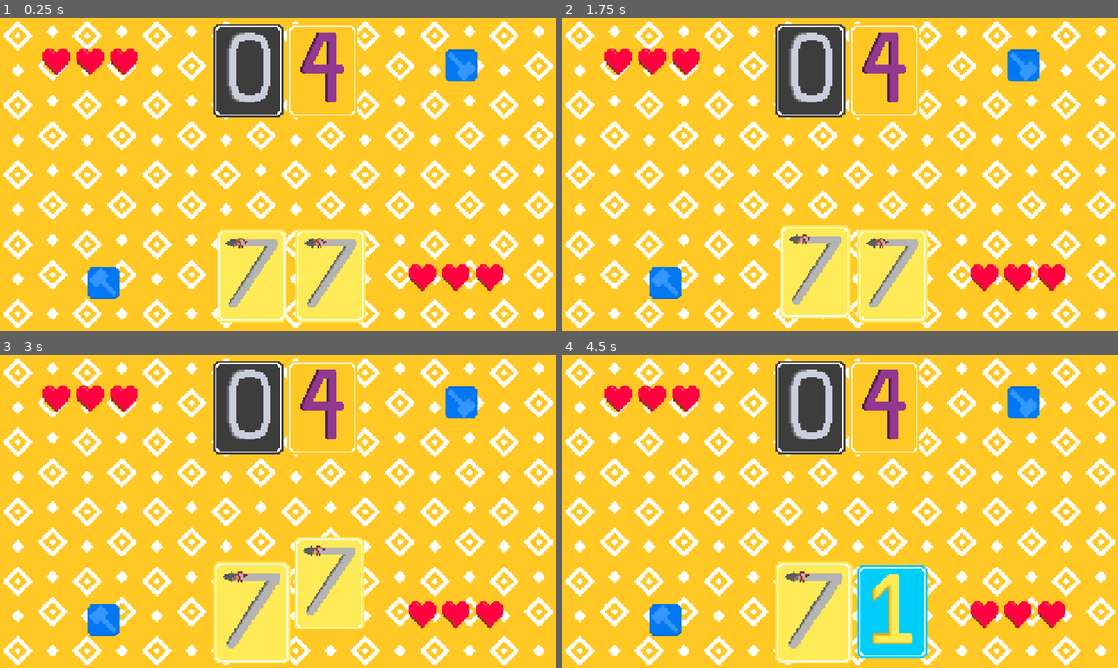
Above: before the commit, frames 1-4 (two rows, left to right).
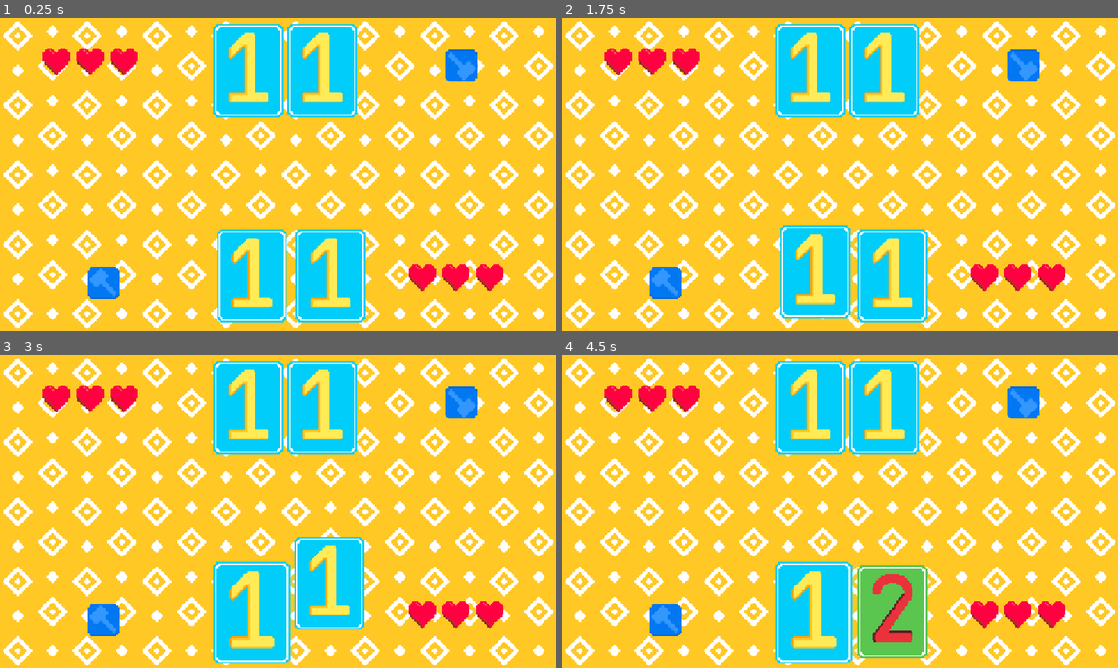
Above: after the commit, the same moments.

Repository: Hex-4/chop-chop-game-thing
Game: Godot game, scene res://dragging.tscn
Two runs of this game, one before a commit and one after it. Both use one fixed random seed, a clock stepped at 60 frames per second and the inputs below.
Inputs (mouse positions are in pixels of both pictures, inside the frame that each line leads up to):
- Up to frame 1 (0.25 s): no input
- Up to frame 2 (1.75 s): tap Enter at 0.5 s; drag from (812, 71) to (812, 274) at 0.52 s; drag from (884, 71) to (812, 274) at 1.27 s
- Up to frame 3 (3 s): click (250, 611) at 2.17 s; tap Space at 2.75 s; drag from (328, 611) to (322, 408) at 2.77 s
- Up to frame 4 (4.5 s): move the mouse to (1006, 558) at 3.52 s; click (1006, 558) at 3.67 s; drag from (673, 464) to (812, 611) at 4.27 s

The runs differ from the first frame. In frame 1, 13% of the frame differs, in the area x 38-66%, y 2-98%; in frame 2, 13%; in frame 3, 14%; in frame 4, 14%, in the area x 38-66%, y 2-99%.

Commit message:
preliminary multiplayer support

Diff:
--- a/card.gd
+++ b/card.gd
@@ -58,7 +58,7 @@
 
 func _input(event):
 	if not manager.ended:
-		if event is InputEventMouseMotion or event is InputEventMouseButton:
+		if (event is InputEventMouseMotion or event is InputEventMouseButton) and get_parent().name == "Bottom team":
 			var shape_global_rect = $CollisionShape2D.shape.get_rect()
 			shape_global_rect = Rect2(shape_global_rect.position + position, shape_global_rect.size)
 			if shape_global_rect.has_point(event.position):
@@ -126,6 +126,15 @@
 		active = false
 		tween.tween_property(self, "scale", Vector2(1,1), 0.2).set_trans(Tween.TRANS_CUBIC).set_ease(Tween.EASE_OUT)
 	swap(first_card)
+	if first_card and first_card.team != team:
+		var r = {
+			"t": "SWAP",
+			"from": int(str(name)[-1]) - 1, # Get last character of name, turn that into an int and subtract 1 so it's zero based
+			"to": int(str(first_card.name)[-1]) - 1, # You are very lucky that past you thought to comment this code.
+			"id": manager.player_id
+		}
+
+		manager.send(r)
 
 
 
@@ -138,6 +147,7 @@
 
 func swap(card: Node):
 	if card:
+		print("swapping - there's a card!")
 		if card.team != team and (not card.animating) and (not animating):
 			animating = true
 			z_index = card.z_index + 1
--- a/cardmanager.gd
+++ b/cardmanager.gd
@@ -7,6 +7,10 @@
 @export var server_url = "ws://localhost:8765"
 var ended = false
 var socket = WebSocketPeer.new()
+var player_id = null
+var players
+var top_cards
+var bottom_cards
 
 
 # Called when the node enters the scene tree for the first time.
@@ -22,7 +26,13 @@
 		await get_tree().create_timer(2).timeout
 
 		# Send data.
-		socket.send_text("x")
+		var join_req = {
+			"t": "JOIN"
+		}
+		socket.send_text(JSON.stringify(join_req))
+
+	bottom_cards = bottom_team.get_children().filter(remove_non_cards)
+	top_cards = top_team.get_children().filter(remove_non_cards)
 
 
 # Called every frame. 'delta' is the elapsed time since the previous frame.
@@ -38,7 +48,25 @@
 	# to send and receive data.
 	if state == WebSocketPeer.STATE_OPEN:
 		while socket.get_available_packet_count():
-			print("Got data from server: ", socket.get_packet().get_string_from_utf8())
+			var message = JSON.parse_string(socket.get_packet().get_string_from_utf8())
+			print(message)
+			match message["t"]:
+				"JOINX":
+					player_id = message["id"]
+					players = message["list"] # FIXME: Is not updated when players join
+					if not message["first"]:
+						print(player_id + " is not first")
+						card_played()
+					print("Joined game as " + player_id)
+				"SWAPX":
+					if message["id"] != player_id:
+						print(player_id + " Swapping!")
+						var from = top_cards[message["from"]]
+						print("From: " + str(from))
+						var to = bottom_cards[message["to"]]
+						print("To: " + str(to))
+						from.swap(to)
+
 
 	# WebSocketPeer.STATE_CLOSING means the socket is closing.
 	# It is important to keep polling for a clean close.
@@ -53,6 +81,13 @@
 		print("WebSocket closed with code: %d. Clean: %s" % [code, code != -1])
 		set_process(false) # Stop processing.
 
+
+func remove_non_cards(o):
+	if o.is_in_group("card"):
+		return true
+	else:
+		return false
+
 func card_played():
 
 	deactivate_all_cards()
@@ -63,8 +98,6 @@
 	elif playing == top_team:
 		playing = bottom_team
 
-
-
 func deactivate_all_cards() -> void:
 	for i in get_tree().get_nodes_in_group("card"):
 		if i.active:
@@ -72,3 +105,7 @@
 			var tween = get_tree().create_tween()
 			i.active = false
 			tween.tween_property(i, "scale", Vector2(1,1), 0.2).set_trans(Tween.TRANS_CUBIC).set_ease(Tween.EASE_OUT)
+
+
+func send(dict):
+	socket.send_text(JSON.stringify(dict))
--- a/dragging.tscn
+++ b/dragging.tscn
@@ -59,13 +59,11 @@
 [node name="top 1" parent="Top team" node_paths=PackedStringArray("enemy_cards") instance=ExtResource("2_vdxtg")]
 position = Vector2(514, 108)
 team = 1
-number = 0
 enemy_cards = [NodePath("../../Bottom team/bottom 1"), NodePath("../../Bottom team/bottom 2")]
 
 [node name="top 2" parent="Top team" node_paths=PackedStringArray("enemy_cards") instance=ExtResource("2_vdxtg")]
 position = Vector2(667, 108)
 team = 1
-number = 4
 enemy_cards = [NodePath("../../Bottom team/bottom 1"), NodePath("../../Bottom team/bottom 2")]
 
 [node name="TopForge" type="TextureButton" parent="Top team" node_paths=PackedStringArray("team_node", "hearts", "ehearts")]
@@ -117,12 +115,10 @@
 
 [node name="bottom 1" parent="Bottom team" node_paths=PackedStringArray("enemy_cards") instance=ExtResource("2_vdxtg")]
 position = Vector2(521, 533)
-number = 7
 enemy_cards = [NodePath("../../Top team/top 1"), NodePath("../../Top team/top 2")]
 
 [node name="bottom 2" parent="Bottom team" node_paths=PackedStringArray("enemy_cards") instance=ExtResource("2_vdxtg")]
 position = Vector2(684, 533)
-number = 7
 enemy_cards = [NodePath("../../Top team/top 1"), NodePath("../../Top team/top 2")]
 
 [node name="Background" type="Area2D" parent="."]
--- a/project.godot
+++ b/project.godot
@@ -19,6 +19,10 @@
 
 window/stretch/mode="canvas_items"
 
+[editor_plugins]
+
+enabled=PackedStringArray("res://addons/godot_super-wakatime/plugin.cfg")
+
 [rendering]
 
 textures/canvas_textures/default_texture_filter=0
Not shown, added: addons/godot_super-wakatime/api_key_prompt.tscn
Not shown, added: addons/godot_super-wakatime/counter.tscn
Not shown, added: addons/godot_super-wakatime/decompressor.gd
Not shown, added: addons/godot_super-wakatime/decompressor.gd.uid
Not shown, added: addons/godot_super-wakatime/godot_super-wakatime.gd
Not shown, added: addons/godot_super-wakatime/godot_super-wakatime.gd.uid
Not shown, added: addons/godot_super-wakatime/heartbeat.gd
Not shown, added: addons/godot_super-wakatime/heartbeat.gd.uid
Not shown, added: addons/godot_super-wakatime/plugin.cfg
Not shown, added: addons/godot_super-wakatime/utils.gd
Not shown, added: addons/godot_super-wakatime/utils.gd.uid
Binary file changed: cards/7-3x.png
(and 2 more such lines)
